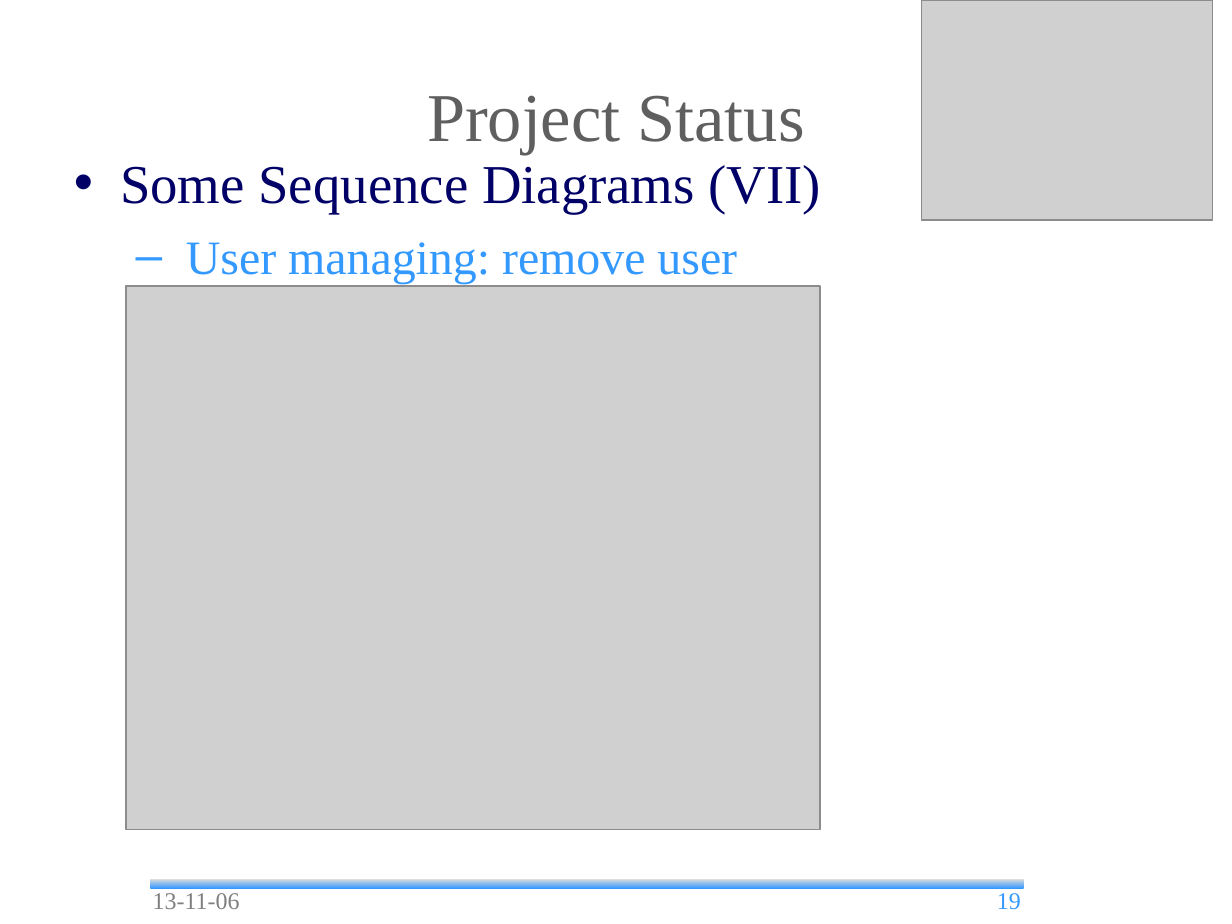
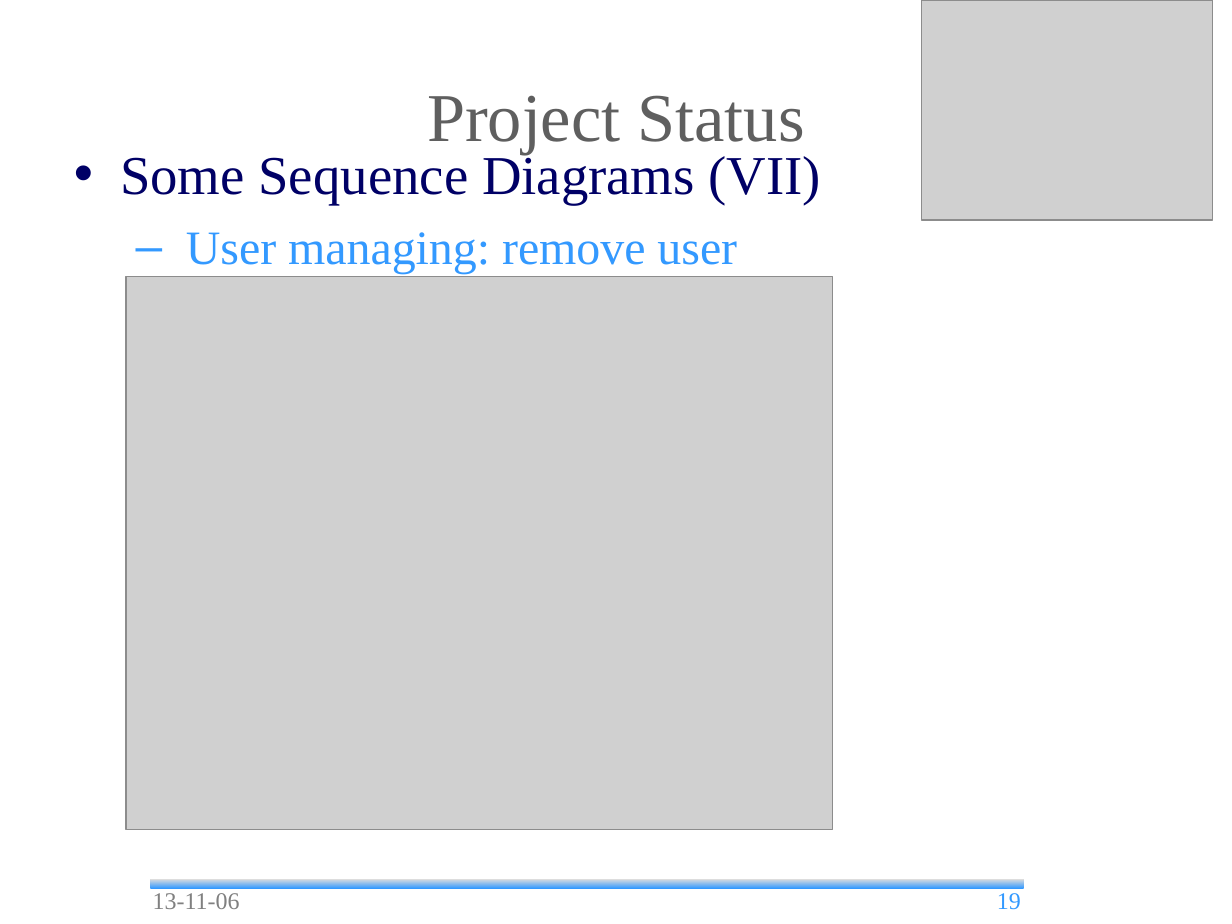
Before and after one commit to andrea-bottoli/DSD, a slide deck: slide 19 of Documentation/Presentation/13_45/Status_Report.odp. Drawn at 1232x924 pixels with LibreOffice and Linux fonts; fonts in the diff are those of the drawing; grey boxes stand for pictures; background and template pictures are left out. Boxes give left, top, right and bottom in pixels: in the first picture for what was removed or moved away, otherwise in the second. Text is boxed around its words. In the diff, an @@ line names an element or a change of style, - is before the commit and + after.

Commit message:
Updated Status Report (not final version)

```diff
--- a/Documentation/Presentation/13_45/Status_Report.odp
+++ b/Documentation/Presentation/13_45/Status_Report.odp
@@ text "Some Sequence Diagrams (VII)" rewrapped from bbox=[120, 165, 822, 284] to bbox=[120, 151, 822, 274] @@
@@ picture: place and size @@
-picture at bbox=[126, 286, 819, 829]
+picture at bbox=[126, 276, 833, 829]
```
Also in this commit, not shown: 20 other slides changed, 2 slides added, 1 other file.
